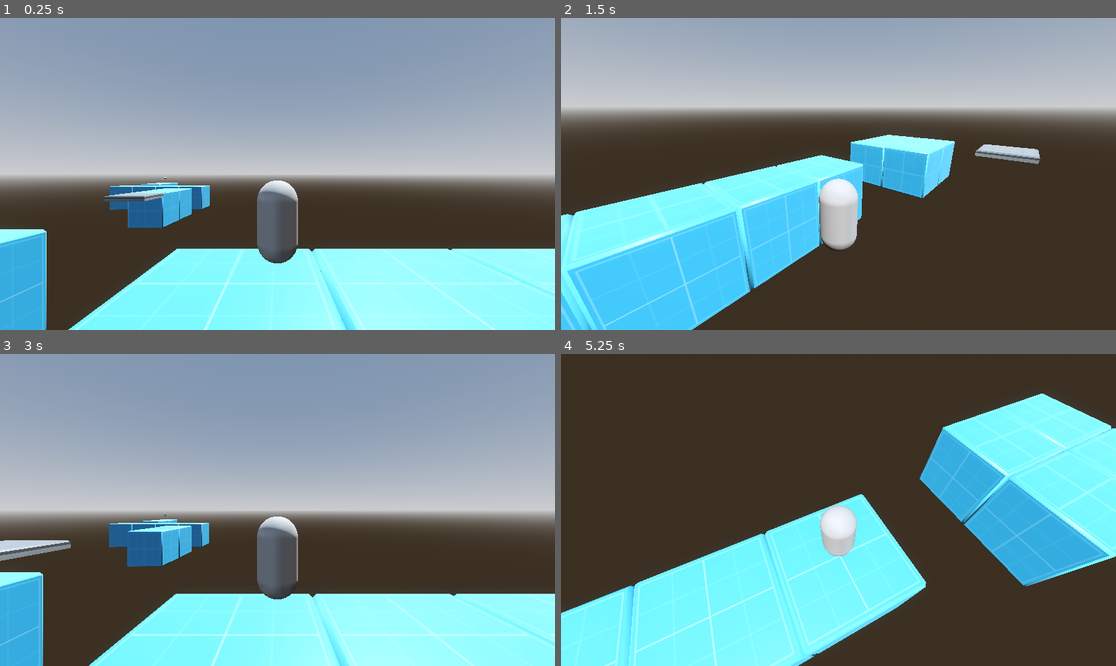
Above: before the commit, frames 1-4 (two rows, left to right).
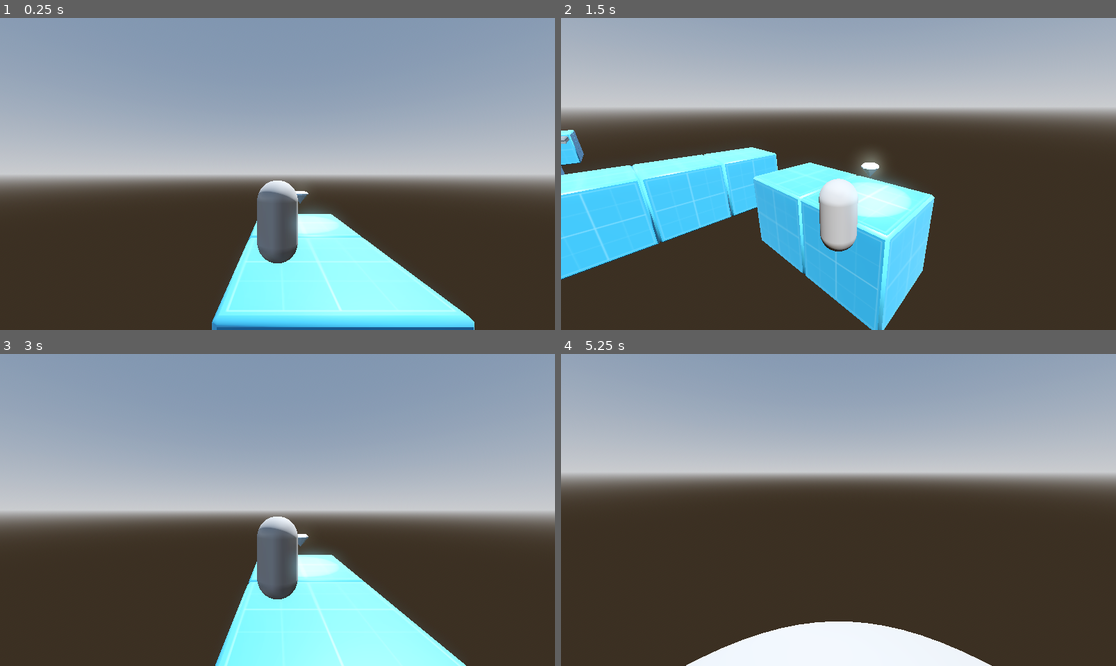
Above: after the commit, the same moments.

Repository: AbsoluteZer0527/My-first-3D-Godot-game
Game: Godot game, scene res://Scenes/game_scene.tscn
The game is run twice, just before and just after one commit, with the same random seed, the same clock (stepped at 60 frames per second) and the same inputs.
Inputs (mouse positions are in pixels of both pictures, inside the frame that each line leads up to):
- Up to frame 1 (0.25 s): no input
- Up to frame 2 (1.5 s): tap Enter (ui_accept) at 0.5, 0.77 s; move the mouse to (866, 174) at 0.52 s; hold W (forward) 0.53-1.28 s; tap Tab at 0.6, 1.35 s; move the mouse to (727, 189) at 1.27 s; hold S (backward) from 1.28 s (still down)
- Up to frame 3 (3 s): tap Enter (ui_accept) at 1.52, 2.75 s; move the mouse to (288, 503) at 2.02 s; release S (backward) at 2.03 s; hold W (forward) from 2.03 s (still down); tap Tab at 2.1, 2.85 s; move the mouse to (249, 572) at 2.77 s
- Up to frame 4 (5.25 s): tap Enter (ui_accept) at 3.02, 3.77, 4.52 s; move the mouse to (877, 513) at 3.52 s; tap Tab at 3.6, 4.35, 5.1 s; move the mouse to (672, 463) at 4.27 s; release W (forward) at 4.28 s; hold A (left) 4.28-5.03 s; move the mouse to (844, 510) at 5.02 s; hold W (forward) from 5.03 s (still down)

The runs differ from the first frame. In frame 1, 20% of the frame differs, in the area x 0-100%, y 51-100%; in frame 2, 31%; in frame 3, 17%; in frame 4, 75%, in the area x 0-100%, y 0-100%.

Commit message:
Adding floating effects to the collectable

Diff:
--- a/First-3D/new-game-project/Scenes/game_scene.tscn
+++ b/First-3D/new-game-project/Scenes/game_scene.tscn
@@ -7,6 +7,7 @@
 [ext_resource type="Script" uid="uid://shp4psbqq4fv" path="res://Scripts/jump_pad.gd" id="5_rgj8m"]
 [ext_resource type="PackedScene" uid="uid://dtpoxg8oswypy" path="res://Assets/Models/Primitive_Floor.gltf" id="6_2fmhe"]
 [ext_resource type="PackedScene" uid="uid://br17ail37sgxr" path="res://Assets/Models/collectible_diamond.glb" id="7_2fmhe"]
+[ext_resource type="Script" uid="uid://b7oegb4e7g3l8" path="res://Scripts/collectable.gd" id="7_7iton"]
 
 [sub_resource type="ProceduralSkyMaterial" id="ProceduralSkyMaterial_oqyrl"]
 sky_horizon_color = Color(0.66224277, 0.6717428, 0.6867428, 1)
@@ -111,7 +112,7 @@
 directional_shadow_max_distance = 1.0
 
 [node name="Player" parent="." instance=ExtResource("1_x87qo")]
-transform = Transform3D(1, 0, 0, 0, 1, 0, 0, 0, 1, 27, 5.233398, 44)
+transform = Transform3D(1, 0, 0, 0, 1, 0, 0, 0, 1, -1, 5.233398, 4)
 speed = 7.0
 
 [node name="Ground" type="Node3D" parent="."]
@@ -284,6 +285,7 @@
 
 [node name="Collectable" type="Area3D" parent="."]
 transform = Transform3D(1, 0, 0, 0, 1, 0, 0, 0, 1, 0, 5, 0)
+script = ExtResource("7_7iton")
 
 [node name="collectible_diamond" parent="Collectable" instance=ExtResource("7_2fmhe")]
 
--- /dev/null
+++ b/First-3D/new-game-project/Scripts/collectable.gd
@@ -0,0 +1,17 @@
+extends Area3D
+
+@export var rotation_speed: float = 0.5
+
+@export var floating_speed: float = 0.01
+@export var floating_magnitude: float = 0.05
+var original_y: float
+
+# Called when the node enters the scene tree for the first time.
+func _ready() -> void:
+	original_y = position.y
+
+
+# Called every frame. 'delta' is the elapsed time since the previous frame.
+func _process(delta: float) -> void:
+	rotation.y += rotation_speed* delta
+	position.y = original_y + sin(Time.get_ticks_msec()*floating_speed) * floating_magnitude
Not shown: 1 places in First-3D/new-game-project/Scenes/game_scene.tscn that only renumber resources
Not shown, added: First-3D/new-game-project/Scripts/collectable.gd.uid
